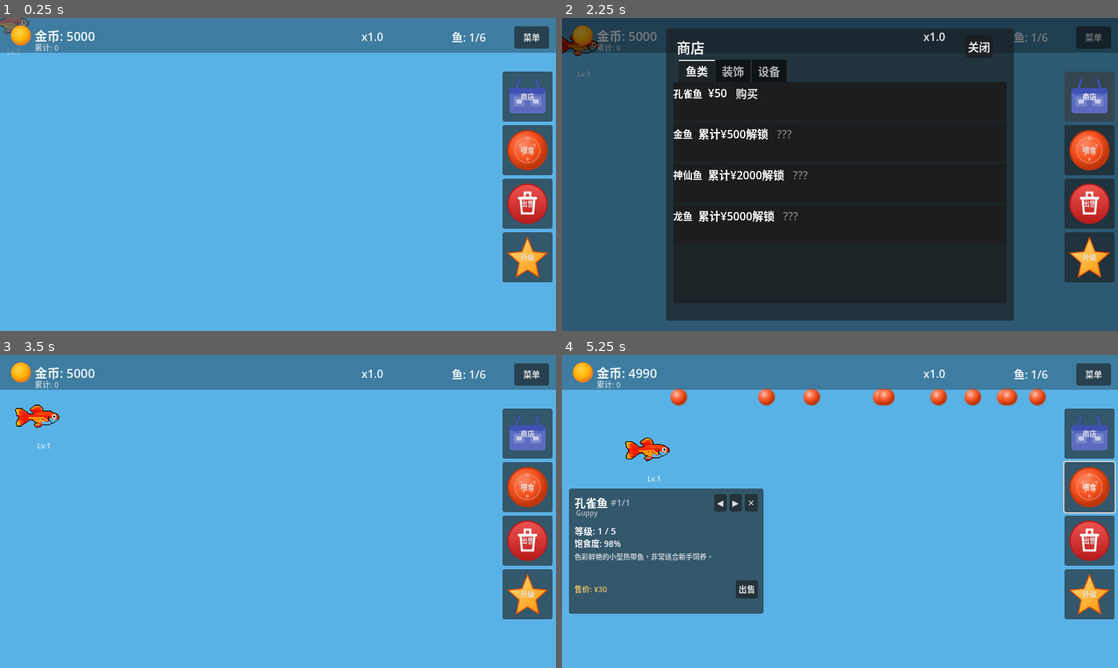
Above: before the commit, frames 1-4 (two rows, left to right).
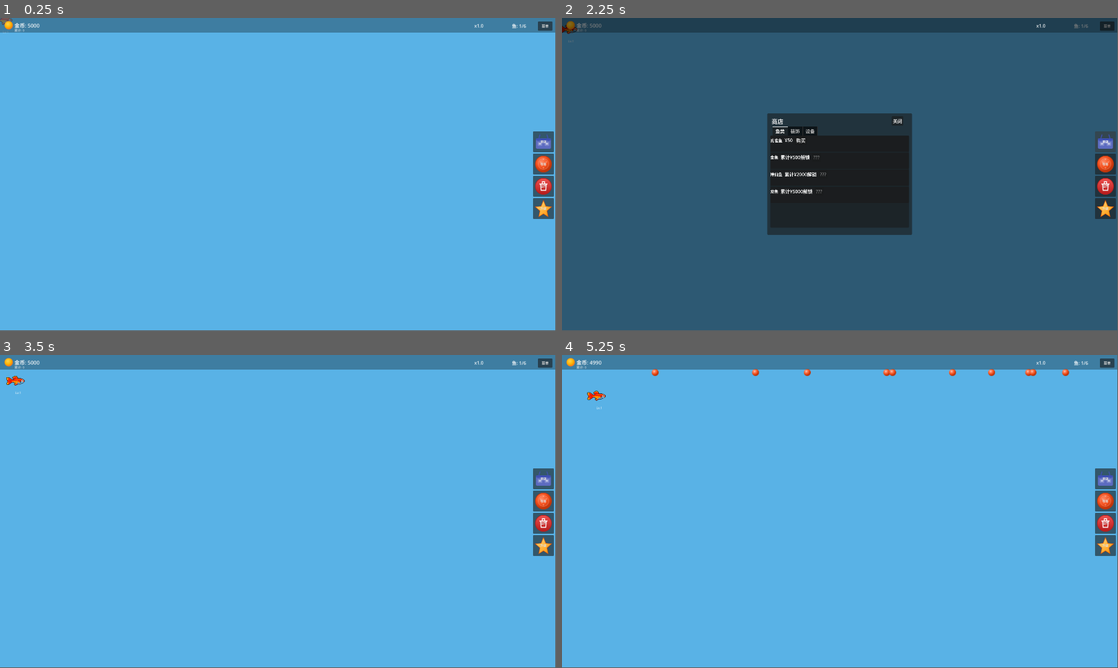
Above: after the commit, the same moments.

Repository: ZhanXuzhao/Deskquarium
Game: Godot game, scene res://main.tscn
The game is run twice, just before and just after one commit, with the same random seed, the same clock (stepped at 60 frames per second) and the same inputs.
Inputs (mouse positions are in pixels of both pictures, inside the frame that each line leads up to):
- Up to frame 1 (0.25 s): no input
- Up to frame 2 (2.25 s): click "菜单" at 0.5 s; click "重新开始游戏" at 1.25 s; click "商店" at 2 s
- Up to frame 3 (3.5 s): click "关闭" at 2.75 s
- Up to frame 4 (5.25 s): click "喂食" at 3.5 s; move the mouse to (617, 430) at 4.27 s; hold Right (ui_right) 4.28-5.03 s; click (617, 430) at 4.42 s; move the mouse to (728, 527) at 5.02 s; hold Left (ui_left) from 5.03 s (still down); click (728, 527) at 5.17 s
In our replay, the window is 800x450 before the commit and 799x449 after it. These sizes can differ from the game's own. Grey fills any space a smaller window leaves; there, only what the larger window draws over its background counts as a difference.

The runs differ from the first frame. In frame 1, 13% of the frame differs, in the area x 0-100%, y 0-85%; in frame 2, 59%, in the area x 0-100%, y 0-97%; in frame 3, 13%; in frame 4, 28%.

Commit message:
feat: responsive window scaling — fish, decorations, and food scale with window width, bottom-aligned
- Added DESIGN_WIDTH/DESIGN_HEIGHT constants in global.gd for design-space reference
- Changed stretch mode to 'disabled' for full manual scaling control
- Added _update_aquarium_scale() in main.gd to scale Aquarium node based on width and bottom-align it
- Updated aquarium_rect, aquarium_bounds to return design-space coordinates (1920x1080)
- Updated water surface, auto_feeder to use design-space coordinates
- Converted decoration placement preview to use local (design-space) coordinates

Diff:
--- a/autoload/global.gd
+++ b/autoload/global.gd
@@ -13,6 +13,10 @@
 signal decoration_placed(deco_type: int, position: Vector2)
 @warning_ignore("unused_signal")
 signal equipment_added(eq_type: int)
+
+const DESIGN_WIDTH := 1920.0
+const DESIGN_HEIGHT := 1080.0
+var scale_factor: float = 1.0
 
 var decoration_placement_active: bool = false
 var pending_decoration_type: int = -1
--- a/project.godot
+++ b/project.godot
@@ -24,7 +24,7 @@
 
 window/size/viewport_width=1920
 window/size/viewport_height=1080
-window/stretch/mode="expand"
+window/stretch/mode="disabled"
 
 [physics]
 
--- a/scripts/aquarium/aquarium.gd
+++ b/scripts/aquarium/aquarium.gd
@@ -19,11 +19,10 @@
 var _water_surface_material: ShaderMaterial = null
 
 
-# 鱼缸边界 = 全窗口，无边距
+# 鱼缸边界 = 设计分辨率空间
 var aquarium_rect: Rect2:
 	get:
-		var view_size := get_viewport_rect().size
-		return Rect2(0, 0, view_size.x, view_size.y)
+		return Rect2(0, 0, Global.DESIGN_WIDTH, Global.DESIGN_HEIGHT)
 
 
 func _ready() -> void:
@@ -54,10 +53,9 @@
 	if _water_surface == null:
 		return
 
-	var view_size := get_viewport_rect().size
-	var surf_height := view_size.y * water_surface_height_ratio
+	var surf_height := Global.DESIGN_HEIGHT * water_surface_height_ratio
 
-	_water_surface.size = Vector2(view_size.x, surf_height)
+	_water_surface.size = Vector2(Global.DESIGN_WIDTH, surf_height)
 	_water_surface.position = Vector2.ZERO
 
 
--- a/scripts/main.gd
+++ b/scripts/main.gd
@@ -18,8 +18,7 @@
 
 var aquarium_bounds: Rect2:
 	get:
-		var view_size := get_viewport_rect().size
-		return Rect2(0, 0, view_size.x, view_size.y)
+		return Rect2(0, 0, Global.DESIGN_WIDTH, Global.DESIGN_HEIGHT)
 
 var _fish_shop_list: VBoxContainer
 var _deco_shop_list: VBoxContainer
@@ -61,20 +60,19 @@
 	_setup_background_layer()
 	_setup_ui()
 
+	# 初始缩放（在 UI 构建之后，确保 viewport 已有效）
+	call_deferred(&"_update_aquarium_scale")
+
 	SaveManager.load_game()
 	_restore_fish_from_save()
 	# 装饰物和设备的恢复由 _on_game_loaded 信号处理
 
 
 func _on_window_resized() -> void:
+	_update_aquarium_scale()
 	_update_background_size()
 	_update_ui_positions()
 	_update_fish_info_panel_position()
-	for fish in fish_container.get_children():
-		if fish.has_method("set_aquarium_bounds"):
-			fish.set_aquarium_bounds(aquarium_bounds)
-	if aquarium.has_method("_update_water_surface"):
-		aquarium._update_water_surface()
 
 
 func _setup_background_layer() -> void:
@@ -99,6 +97,26 @@
 	var view_size := get_viewport_rect().size
 	_bg_rect.position = Vector2.ZERO
 	_bg_rect.size = view_size
+
+
+func _update_aquarium_scale() -> void:
+	"""根据窗口宽度缩放 Aquarium，并底部对齐"""
+	var view_size := get_viewport_rect().size
+	var scale := view_size.x / Global.DESIGN_WIDTH
+	Global.scale_factor = scale
+
+	aquarium.scale = Vector2(scale, scale)
+	# 底部对齐：Aquarium 底部边缘 = 视口底部
+	aquarium.position = Vector2(0, view_size.y - Global.DESIGN_HEIGHT * scale)
+
+	# 更新水面
+	if aquarium.has_method("_update_water_surface"):
+		aquarium._update_water_surface()
+
+	# 更新所有鱼的边界
+	for fish in fish_container.get_children():
+		if fish.has_method("set_aquarium_bounds"):
+			fish.set_aquarium_bounds(aquarium_bounds)
 
 
 func add_fish_if_empty() -> void:
@@ -639,14 +657,16 @@
 
 
 func _update_placement_preview() -> void:
-	"""更新预览跟随鼠标位置"""
+	"""更新预览跟随鼠标位置（转换到 Aquarium 本地坐标 = 设计空间）"""
 	if _placement_preview == null:
 		return
 	var mouse_pos := get_global_mouse_position()
+	# 转换到 Aquarium 本地设计空间坐标
+	var local_pos := aquarium.to_local(mouse_pos)
 	# 限制在鱼缸范围内
 	var margin := 20.0
-	var clamped_x := clampf(mouse_pos.x, margin, aquarium_bounds.size.x - margin)
-	var clamped_y := clampf(mouse_pos.y, aquarium_bounds.size.y * 0.3, aquarium_bounds.size.y - margin)
+	var clamped_x := clampf(local_pos.x, margin, aquarium_bounds.size.x - margin)
+	var clamped_y := clampf(local_pos.y, aquarium_bounds.size.y * 0.3, aquarium_bounds.size.y - margin)
 	_placement_preview.position = Vector2(clamped_x, clamped_y)
 
 
--- a/scripts/managers/auto_feeder.gd
+++ b/scripts/managers/auto_feeder.gd
@@ -73,9 +73,9 @@
 
 
 func _get_aquarium_rect() -> Rect2:
-	var view_size := get_viewport_rect().size
+	# 使用设计空间坐标（Aquarium 的缩放由 main.gd 处理）
 	var margin := 50.0
 	var top_margin := 80.0
 	var right_margin := 100.0
 	var bottom_margin := 20.0
-	return Rect2(margin, top_margin, view_size.x - margin - right_margin, view_size.y - top_margin - bottom_margin)
+	return Rect2(margin, top_margin, Global.DESIGN_WIDTH - margin - right_margin, Global.DESIGN_HEIGHT - top_margin - bottom_margin)
